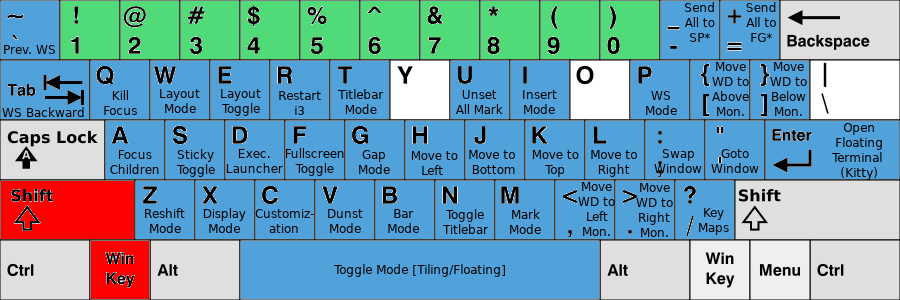
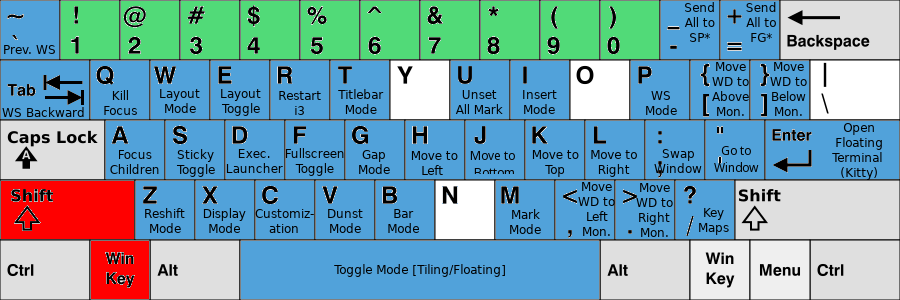
Comparing the layer stacks of the two 900 x 300 images. Changes:
painted on "Move to ..." (1st of 2) over [469, 150, 515, 174]
removed layer "Toggle ..." over [442, 209, 488, 234]
renamed "Goto ..." to "Go to ...", painted on it over [711, 146, 759, 173]
painted on "KB_United_States-NoAltGr.svg" over [436, 181, 494, 239]
